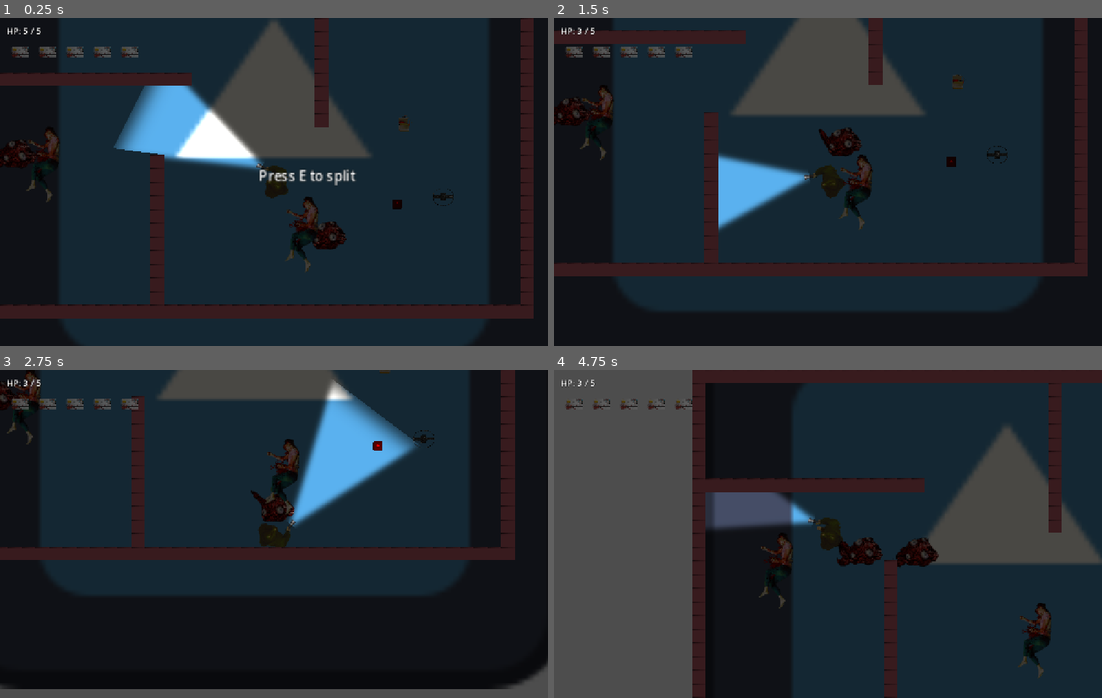
Above: before the commit, frames 1-4 (two rows, left to right).
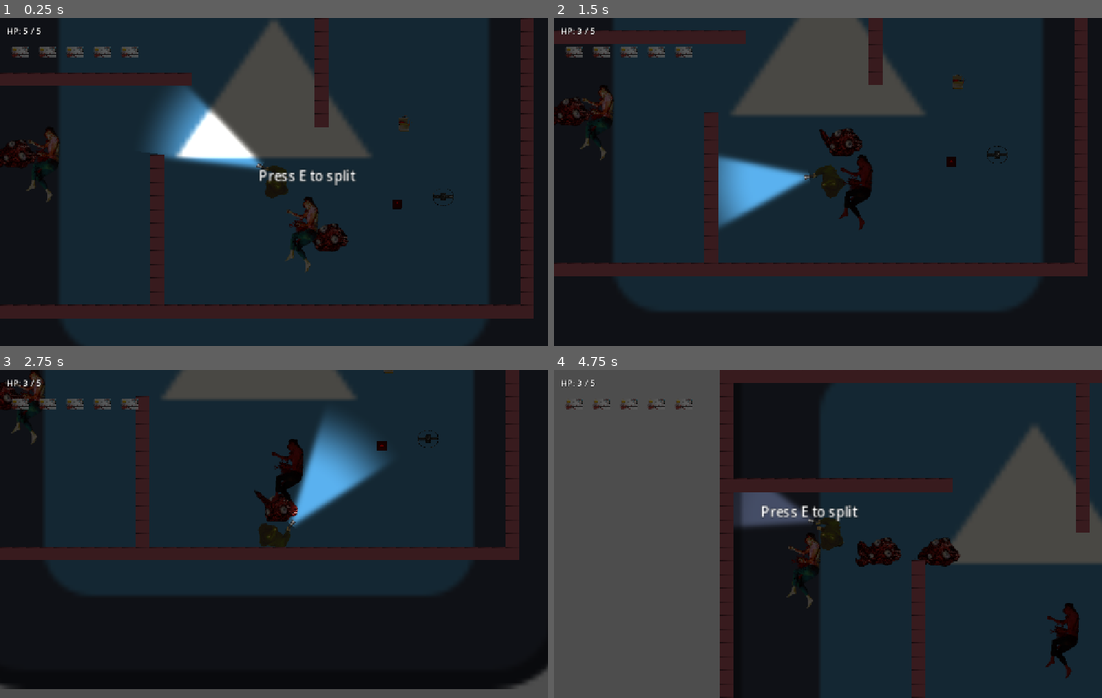
Above: after the commit, the same moments.

Repository: dama33/flashlight-game
Game: Godot game, scene res://level.tscn
Same seed, same stepped clock (60 frames per second), same inputs: the game is played once before the commit and once after it. The engine's default icon, where the game draws it, is replaced by a stand-in: a white triangle on a blue panel in a dark square. Sound files missing from this copy of the repository are replaced by a short silence.
Inputs (mouse positions are in pixels of both pictures, inside the frame that each line leads up to):
- Up to frame 1 (0.25 s): no input
- Up to frame 2 (1.5 s): tap E (interact) at 0.5, 1.35 s; move the mouse to (948, 165) at 0.52 s; hold D (right) 0.53-1.28 s; hold E (interact) 0.53-1.28 s; click (948, 165) at 0.67 s; move the mouse to (718, 198) at 1.27 s; hold S (down) from 1.28 s (still down)
- Up to frame 3 (2.75 s): move the mouse to (328, 461) at 2.02 s; release S (down) at 2.03 s; hold D (right) from 2.03 s (still down); hold E (interact) from 2.03 s (still down); tap Space (spacebar) at 2.1 s
- Up to frame 4 (4.75 s): move the mouse to (800, 599) at 2.77 s; release D (right) at 2.78 s; release E (interact) at 2.78 s; hold W (up) 2.78-3.53 s; tap Enter at 2.85 s; click (800, 599) at 2.92 s; tap E (interact) at 3.05, 4.35 s; move the mouse to (992, 583) at 3.52 s; hold E (interact) 3.53-4.28 s; hold A (left) from 3.53 s (still down); tap Keypad Enter at 3.6 s; move the mouse to (663, 484) at 4.27 s

The runs differ from the first frame. In frame 1, 2.8% of the frame differs, in the area x 20-64%, y 20-72%; in frame 2, 1.0%; in frame 3, 6.2%; in frame 4, 22%, in the area x 25-100%, y 0-100%.

Commit message:
Added split effect

Diff:
--- a/Checkpoint.tscn
+++ b/Checkpoint.tscn
@@ -2,12 +2,18 @@
 
 [ext_resource type="Script" uid="uid://bq376lj00d1ft" path="res://checkpoint.gd" id="1_ir6d7"]
 [ext_resource type="Texture2D" uid="uid://c6vlqhqx52ccr" path="res://assets/Dead/Dead 1.png" id="2_yt2a0"]
+[ext_resource type="Script" path="res://sound_clip.gd" id="3_clip"]
+[ext_resource type="AudioStream" uid="uid://bgw8rdc2xu4ww" path="res://assets/Sound Effects/Monster Squelch.mp3" id="4_squelch"]
 
 [sub_resource type="CircleShape2D" id="CircleShape2D_1mv1j"]
 radius = 57.31492
 
 [sub_resource type="CanvasItemMaterial" id="CanvasItemMaterial_71pa8"]
 light_mode = 1
+
+[sub_resource type="Gradient" id="Gradient_split"]
+offsets = PackedFloat32Array(0, 0.7, 1)
+colors = PackedColorArray(0.75, 0.08, 0.08, 1, 0.5, 0.03, 0.03, 1, 0.35, 0, 0, 0)
 
 [sub_resource type="LabelSettings" id="LabelSettings_71pa8"]
 outline_size = 2
@@ -40,5 +46,34 @@
 label_settings = SubResource("LabelSettings_71pa8")
 horizontal_alignment = 1
 
+[node name="SplitSound" type="AudioStreamPlayer2D" parent="." unique_id=1208555512]
+unique_name_in_owner = true
+stream = ExtResource("4_squelch")
+pitch_scale = 1.2
+script = ExtResource("3_clip")
+clip_start = 1.45
+clip_length = 0.32
+pitch_jitter = 0.05
+
+[node name="SplitParticles" type="CPUParticles2D" parent="." unique_id=1733494371]
+unique_name_in_owner = true
+z_index = 2
+material = SubResource("CanvasItemMaterial_71pa8")
+emitting = false
+amount = 40
+lifetime = 0.45
+one_shot = true
+explosiveness = 0.35
+local_coords = false
+spread = 10.0
+gravity = Vector2(0, 0)
+initial_velocity_min = 100.0
+initial_velocity_max = 120.0
+tangential_accel_min = -60.0
+tangential_accel_max = 60.0
+scale_amount_min = 2.0
+scale_amount_max = 4.0
+color_ramp = SubResource("Gradient_split")
+
 [connection signal="body_entered" from="Area2D" to="." method="_on_area_2d_body_entered"]
 [connection signal="body_exited" from="Area2D" to="." method="_on_area_2d_body_exited"]
--- a/Outro.tscn
+++ b/Outro.tscn
@@ -1,26 +1,11 @@
-[gd_scene format=3]
-
-[ext_resource type="Script" path="res://outro.gd" id="1_outro"]
+[gd_scene format=3 uid="uid://dqmiumwatko8t"]
+
+[ext_resource type="Script" uid="uid://b4edym40eud5t" path="res://outro.gd" id="1_outro"]
 [ext_resource type="Script" uid="uid://blm7776ote1we" path="res://footsteps.gd" id="2_steps"]
 [ext_resource type="PackedScene" path="res://DialogBox.tscn" id="3_dialog"]
 [ext_resource type="AudioStream" uid="uid://5fmntuo0i26q" path="res://assets/Sound Effects/foot.mp3" id="4_foot"]
 [ext_resource type="AudioStream" uid="uid://bgw8rdc2xu4ww" path="res://assets/Sound Effects/Monster Squelch.mp3" id="5_squelch"]
-[ext_resource type="AudioStream" uid="uid://d1nxhlpsprupu" path="res://assets/Sound Effects/Explosion.mp3" id="6_boom"]
 [ext_resource type="Texture2D" uid="uid://erm6qulbyhty" path="res://assets/Dead/Dead 4 .png" id="7_remains"]
-[ext_resource type="Texture2D" uid="uid://dqvtjnog1n36c" path="res://assets/Player Walk/Player W 1.png" id="w1"]
-[ext_resource type="Texture2D" uid="uid://bidigj0ihk6l4" path="res://assets/Player Walk/Player W 2.png" id="w2"]
-[ext_resource type="Texture2D" uid="uid://dmquqhgustl6f" path="res://assets/Player Walk/Player W 3.png" id="w3"]
-[ext_resource type="Texture2D" uid="uid://ck74bgd3plmup" path="res://assets/Player Walk/Player W 4.png" id="w4"]
-[ext_resource type="Texture2D" uid="uid://cps3hh4384rgo" path="res://assets/Player Walk/Player W 5.png" id="w5"]
-[ext_resource type="Texture2D" uid="uid://d2kbxpxpt1bkm" path="res://assets/Player Walk/Player W 6.png" id="w6"]
-[ext_resource type="Texture2D" uid="uid://qhub4fjfhg21" path="res://assets/Player Walk/Player W 7.png" id="w7"]
-[ext_resource type="Texture2D" uid="uid://dgrmv5178qima" path="res://assets/Player Walk/Player W 8.png" id="w8"]
-[ext_resource type="Texture2D" uid="uid://cvyxxv0nc0f1v" path="res://assets/Enemy Sprite/Enemy 1.png" id="e1"]
-[ext_resource type="Texture2D" uid="uid://5ufx6oftaghl" path="res://assets/Enemy Sprite/Enemy 2.png" id="e2"]
-[ext_resource type="Texture2D" uid="uid://cbxgqjf7lyb15" path="res://assets/Enemy Sprite/Enemy 3.png" id="e3"]
-[ext_resource type="Texture2D" uid="uid://dqmoxfj4qmwj8" path="res://assets/Enemy Sprite/Enemy 4.png" id="e4"]
-[ext_resource type="Texture2D" uid="uid://b5w6xwuvksyqg" path="res://assets/Enemy Sprite/Enemy 5.png" id="e5"]
-[ext_resource type="Texture2D" uid="uid://cn8vdg2a1l0g0" path="res://assets/Enemy Sprite/Enemy 6.png" id="e6"]
 [ext_resource type="Texture2D" uid="uid://8uw7r6g35ivj" path="res://assets/Explosion Animation/Circle_explosion1.png" id="b1"]
 [ext_resource type="Texture2D" uid="uid://dxsdmgg1olahr" path="res://assets/Explosion Animation/Circle_explosion2.png" id="b2"]
 [ext_resource type="Texture2D" uid="uid://b57wluppevwbk" path="res://assets/Explosion Animation/Circle_explosion3.png" id="b3"]
@@ -31,102 +16,20 @@
 [ext_resource type="Texture2D" uid="uid://ccbf7s77dmv61" path="res://assets/Explosion Animation/Circle_explosion8.png" id="b8"]
 [ext_resource type="Texture2D" uid="uid://bsxrgt33rdhkm" path="res://assets/Explosion Animation/Circle_explosion9.png" id="b9"]
 [ext_resource type="Texture2D" uid="uid://np5hal6pd4mg" path="res://assets/Explosion Animation/Circle_explosion10.png" id="b10"]
-
-[sub_resource type="SpriteFrames" id="SpriteFrames_walk"]
-animations = [{
-"frames": [{
-"duration": 1.0,
-"texture": ExtResource("w1")
-}, {
-"duration": 1.0,
-"texture": ExtResource("w2")
-}, {
-"duration": 1.0,
-"texture": ExtResource("w3")
-}, {
-"duration": 1.0,
-"texture": ExtResource("w4")
-}, {
-"duration": 1.0,
-"texture": ExtResource("w5")
-}, {
-"duration": 1.0,
-"texture": ExtResource("w6")
-}, {
-"duration": 1.0,
-"texture": ExtResource("w7")
-}, {
-"duration": 1.0,
-"texture": ExtResource("w8")
-}],
-"loop": true,
-"name": &"walk",
-"speed": 5.0
-}]
-
-[sub_resource type="SpriteFrames" id="SpriteFrames_monster"]
-animations = [{
-"frames": [{
-"duration": 1.0,
-"texture": ExtResource("e1")
-}, {
-"duration": 1.0,
-"texture": ExtResource("e2")
-}, {
-"duration": 1.0,
-"texture": ExtResource("e3")
-}, {
-"duration": 1.0,
-"texture": ExtResource("e4")
-}, {
-"duration": 1.0,
-"texture": ExtResource("e5")
-}, {
-"duration": 1.0,
-"texture": ExtResource("e6")
-}],
-"loop": true,
-"name": &"default",
-"speed": 10.0
-}]
-
-[sub_resource type="SpriteFrames" id="SpriteFrames_burst"]
-animations = [{
-"frames": [{
-"duration": 1.0,
-"texture": ExtResource("b1")
-}, {
-"duration": 1.0,
-"texture": ExtResource("b2")
-}, {
-"duration": 1.0,
-"texture": ExtResource("b3")
-}, {
-"duration": 1.0,
-"texture": ExtResource("b4")
-}, {
-"duration": 1.0,
-"texture": ExtResource("b5")
-}, {
-"duration": 1.0,
-"texture": ExtResource("b6")
-}, {
-"duration": 1.0,
-"texture": ExtResource("b7")
-}, {
-"duration": 1.0,
-"texture": ExtResource("b8")
-}, {
-"duration": 1.0,
-"texture": ExtResource("b9")
-}, {
-"duration": 1.0,
-"texture": ExtResource("b10")
-}],
-"loop": false,
-"name": &"default",
-"speed": 15.0
-}]
+[ext_resource type="Texture2D" uid="uid://cvyxxv0nc0f1v" path="res://assets/Enemy Sprite/Enemy 1.png" id="e1"]
+[ext_resource type="Texture2D" uid="uid://5ufx6oftaghl" path="res://assets/Enemy Sprite/Enemy 2.png" id="e2"]
+[ext_resource type="Texture2D" uid="uid://cbxgqjf7lyb15" path="res://assets/Enemy Sprite/Enemy 3.png" id="e3"]
+[ext_resource type="Texture2D" uid="uid://dqmoxfj4qmwj8" path="res://assets/Enemy Sprite/Enemy 4.png" id="e4"]
+[ext_resource type="Texture2D" uid="uid://b5w6xwuvksyqg" path="res://assets/Enemy Sprite/Enemy 5.png" id="e5"]
+[ext_resource type="Texture2D" uid="uid://cn8vdg2a1l0g0" path="res://assets/Enemy Sprite/Enemy 6.png" id="e6"]
+[ext_resource type="Texture2D" uid="uid://dqvtjnog1n36c" path="res://assets/Player Walk/Player W 1.png" id="w1"]
+[ext_resource type="Texture2D" uid="uid://bidigj0ihk6l4" path="res://assets/Player Walk/Player W 2.png" id="w2"]
+[ext_resource type="Texture2D" uid="uid://dmquqhgustl6f" path="res://assets/Player Walk/Player W 3.png" id="w3"]
+[ext_resource type="Texture2D" uid="uid://ck74bgd3plmup" path="res://assets/Player Walk/Player W 4.png" id="w4"]
+[ext_resource type="Texture2D" uid="uid://cps3hh4384rgo" path="res://assets/Player Walk/Player W 5.png" id="w5"]
+[ext_resource type="Texture2D" uid="uid://d2kbxpxpt1bkm" path="res://assets/Player Walk/Player W 6.png" id="w6"]
+[ext_resource type="Texture2D" uid="uid://qhub4fjfhg21" path="res://assets/Player Walk/Player W 7.png" id="w7"]
+[ext_resource type="Texture2D" uid="uid://dgrmv5178qima" path="res://assets/Player Walk/Player W 8.png" id="w8"]
 
 [sub_resource type="Gradient" id="Gradient_foot"]
 colors = PackedColorArray(1, 1, 1, 1, 0, 0, 0, 1)
@@ -139,8 +42,104 @@
 fill_from = Vector2(0.5, 0.5)
 fill_to = Vector2(0.5, 0)
 
+[sub_resource type="SpriteFrames" id="SpriteFrames_walk"]
+animations = [{
+"frames": [{
+"duration": 1.0,
+"texture": ExtResource("w1")
+}, {
+"duration": 1.0,
+"texture": ExtResource("w2")
+}, {
+"duration": 1.0,
+"texture": ExtResource("w3")
+}, {
+"duration": 1.0,
+"texture": ExtResource("w4")
+}, {
+"duration": 1.0,
+"texture": ExtResource("w5")
+}, {
+"duration": 1.0,
+"texture": ExtResource("w6")
+}, {
+"duration": 1.0,
+"texture": ExtResource("w7")
+}, {
+"duration": 1.0,
+"texture": ExtResource("w8")
+}],
+"loop": 1,
+"name": &"walk",
+"speed": 5.0
+}]
+
+[sub_resource type="SpriteFrames" id="SpriteFrames_monster"]
+animations = [{
+"frames": [{
+"duration": 1.0,
+"texture": ExtResource("e1")
+}, {
+"duration": 1.0,
+"texture": ExtResource("e2")
+}, {
+"duration": 1.0,
+"texture": ExtResource("e3")
+}, {
+"duration": 1.0,
+"texture": ExtResource("e4")
+}, {
+"duration": 1.0,
+"texture": ExtResource("e5")
+}, {
+"duration": 1.0,
+"texture": ExtResource("e6")
+}],
+"loop": 1,
+"name": &"default",
+"speed": 10.0
+}]
+
 [sub_resource type="CanvasItemMaterial" id="CanvasItemMaterial_unshaded"]
 light_mode = 1
+
+[sub_resource type="SpriteFrames" id="SpriteFrames_burst"]
+animations = [{
+"frames": [{
+"duration": 1.0,
+"texture": ExtResource("b1")
+}, {
+"duration": 1.0,
+"texture": ExtResource("b2")
+}, {
+"duration": 1.0,
+"texture": ExtResource("b3")
+}, {
+"duration": 1.0,
+"texture": ExtResource("b4")
+}, {
+"duration": 1.0,
+"texture": ExtResource("b5")
+}, {
+"duration": 1.0,
+"texture": ExtResource("b6")
+}, {
+"duration": 1.0,
+"texture": ExtResource("b7")
+}, {
+"duration": 1.0,
+"texture": ExtResource("b8")
+}, {
+"duration": 1.0,
+"texture": ExtResource("b9")
+}, {
+"duration": 1.0,
+"texture": ExtResource("b10")
+}],
+"loop": 0,
+"name": &"default",
+"speed": 15.0
+}]
 
 [node name="Outro" type="Node2D" unique_id=409840512]
 script = ExtResource("1_outro")
@@ -200,7 +199,8 @@
 
 [node name="BurstSound" type="AudioStreamPlayer" parent="." unique_id=422708775]
 unique_name_in_owner = true
-stream = ExtResource("6_boom")
+stream = ExtResource("5_squelch")
+volume_db = 3.0
 
 [node name="DialogLayer" type="CanvasLayer" parent="." unique_id=571715190]
 layer = 5
--- a/checkpoint.gd
+++ b/checkpoint.gd
@@ -2,6 +2,13 @@
 extends Node2D
 
 @export var sprite:Texture2D
+
+@export_group("Split effect")
+# Lasting tint on a corpse you've split into
+@export var split_tint: Color = Color(0.6, 0.1, 0.1)
+# Seconds for the blood to travel player -> body
+@export var particle_travel_time: float = 0.45
+@export var tint_time: float = 0.5
 @onready var Prompt:Label = %Prompt
 
 var already_found: bool = false
@@ -19,7 +26,30 @@
 
 func interact():
 	%Prompt.visible = false
+	%SplitSound.play_clip()
+	_play_split_fx()
 	already_found = true
+
+# Dark red particles flow from the player into the
+# body, then the body takes on a red tint
+func _play_split_fx() -> void:
+	var particles: CPUParticles2D = %SplitParticles
+	var from: Vector2 = Player.instance.global_position
+	var to_body: Vector2 = global_position - from
+	particles.global_position = from
+	# Aim in world space, even if the corpse is rotated
+	particles.global_rotation = 0.0
+	particles.direction = to_body.normalized()
+	# Speed so they arrive just as they fade out
+	var speed: float = to_body.length() / particle_travel_time
+	particles.initial_velocity_min = speed * 0.9
+	particles.initial_velocity_max = speed * 1.1
+	particles.lifetime = particle_travel_time
+	particles.restart()
+
+	var tween: Tween = create_tween()
+	tween.tween_interval(particle_travel_time * 0.6)
+	tween.tween_property(%Sprite, "modulate", split_tint, tint_time)
 
 func respawn():
 	Level.instance.spawn_monster_at_player_position()
--- a/exit_light.gd
+++ b/exit_light.gd
@@ -1,8 +1,6 @@
 extends Node2D
 
-# Fake exit: red cone until the player has every
-# keycard, then green. In range + open, E asks to
-# confirm leaving. The game pauses while asking.
+# Cheap exit effect
 
 # Not sure if this is needed
 signal player_exited
--- a/monster.gd
+++ b/monster.gd
@@ -2,7 +2,7 @@
 extends CharacterBody2D
 
 const WALL_MASK:int = 1
-const SPEED:float = 250.0
+const SPEED:float = 235.0
 const DAMAGE:int = 2
 const AGGRO_RANGE:float = 250.0
 var speed_scalar:float = 1.0
--- a/outro.gd
+++ b/outro.gd
@@ -21,8 +21,15 @@
 # World px per second; the walk stops at walk_end_x
 @export var walk_speed: float = 22.0
 @export var walk_end_x: float = 200.0
-@export var monster_speed: float = 45.0
-@export var monster_exit_x: float = 420.0
+@export var monster_speed: float = 140.0
+@export var monster_exit_x: float = 380.0
+
+@export_group("Burst sound")
+# Reuses the monster squelch: start at its densest
+# part, pitch it down, fade out after a moment
+@export var burst_sound_offset: float = 0.97
+@export var burst_sound_length: float = 0.6
+@export var burst_pitch: float = 0.75
 
 @export_group("End")
 @export_file("*.tscn") var restart_scene: String = "res://map.tscn"
@@ -69,9 +76,9 @@
 	dialog_box.hide()
 	await _wait(0.8)
 	await _burst()
-	await _wait(0.8)
+	await _wait(0.4)
 	await _monster_leaves()
-	await _wait(1.0)
+	await _wait(0.4)
 	await _fade_to(1.0)
 	end_label.show()
 	_can_restart = true
@@ -113,9 +120,20 @@
 	remains.show()
 	burst.show()
 	burst.play("default")
-	burst_sound.play()
+	burst_sound.pitch_scale = burst_pitch
+	burst_sound.play(burst_sound_offset)
+	_cut_burst_sound()
 	await burst.animation_finished
 	burst.hide()
+
+
+# Not awaited: runs alongside the burst animation
+func _cut_burst_sound() -> void:
+	await _wait(burst_sound_length)
+	var tween: Tween = create_tween()
+	tween.tween_property(burst_sound, "volume_db", -40.0, 0.15)
+	await tween.finished
+	burst_sound.stop()
 
 
 func _monster_leaves() -> void:
--- a/player.tscn
+++ b/player.tscn
@@ -22,6 +22,7 @@
 [ext_resource type="Script" uid="uid://blm7776ote1we" path="res://footsteps.gd" id="20_steps"]
 [ext_resource type="AudioStream" uid="uid://5fmntuo0i26q" path="res://assets/Sound Effects/foot.mp3" id="21_foot"]
 [ext_resource type="Script" uid="uid://dv8jc6i8ak0vl" path="res://damage_flash.gd" id="22_flash"]
+[ext_resource type="Texture2D" path="res://assets/FlashlightSoft.png" id="23_softlight"]
 
 [sub_resource type="CircleShape2D" id="CircleShape2D_c4nxb"]
 radius = 19.0
@@ -98,7 +99,9 @@
 collision_mask = 17
 
 [node name="CollisionPolygon2D" type="CollisionPolygon2D" parent="Area2D" unique_id=2069893029]
-polygon = PackedVector2Array(203, 83, 203, -61, 25, 11)
+position = Vector2(6.0928345, 0)
+scale = Vector2(1.2145364, 1)
+polygon = PackedVector2Array(194.7664, 83, 194.7664, -61, 16.766403, 11)
 
 [node name="Node2D" type="Node2D" parent="Area2D" unique_id=330850516]
 
@@ -107,7 +110,7 @@
 rotation = 1.5707964
 scale = Vector2(1, 1.0084343)
 shadow_enabled = true
-texture = ExtResource("3_i3pqv")
+texture = ExtResource("23_softlight")
 offset = Vector2(0, -106.04)
 texture_scale = 0.1
 
--- /dev/null
+++ b/sound_clip.gd
@@ -0,0 +1,37 @@
+class_name SoundClip
+extends AudioStreamPlayer2D
+
+# Plays just a slice of `stream`: start at
+# clip_start, fade out after clip_length seconds.
+# Lets one sound file serve several effects.
+# Call play_clip() instead of play(). The Inspector's
+# Pitch Scale and Volume Db are the base values.
+
+@export var clip_start: float = 0.0
+# Real seconds before the fade; 0 = play to the end
+@export var clip_length: float = 0.0
+@export var fade_time: float = 0.12
+# Random +/- pitch per play, for variety
+@export var pitch_jitter: float = 0.0
+
+var _base_volume: float = 0.0
+var _base_pitch: float = 1.0
+var _tween: Tween
+
+
+func _ready() -> void:
+	_base_volume = volume_db
+	_base_pitch = pitch_scale
+
+
+func play_clip() -> void:
+	if _tween != null and _tween.is_valid():
+		_tween.kill()
+	volume_db = _base_volume
+	pitch_scale = _base_pitch + randf_range(-pitch_jitter, pitch_jitter)
+	play(clip_start)
+	if clip_length > 0.0:
+		_tween = create_tween()
+		_tween.tween_interval(clip_length)
+		_tween.tween_property(self, "volume_db", -40.0, fade_time)
+		_tween.tween_callback(stop)
Binary file added: assets/FlashlightSoft.png
Not shown, added: assets/FlashlightSoft.png.import
Not shown, changed: map.tscn
Not shown, added: sound_clip.gd.uid
